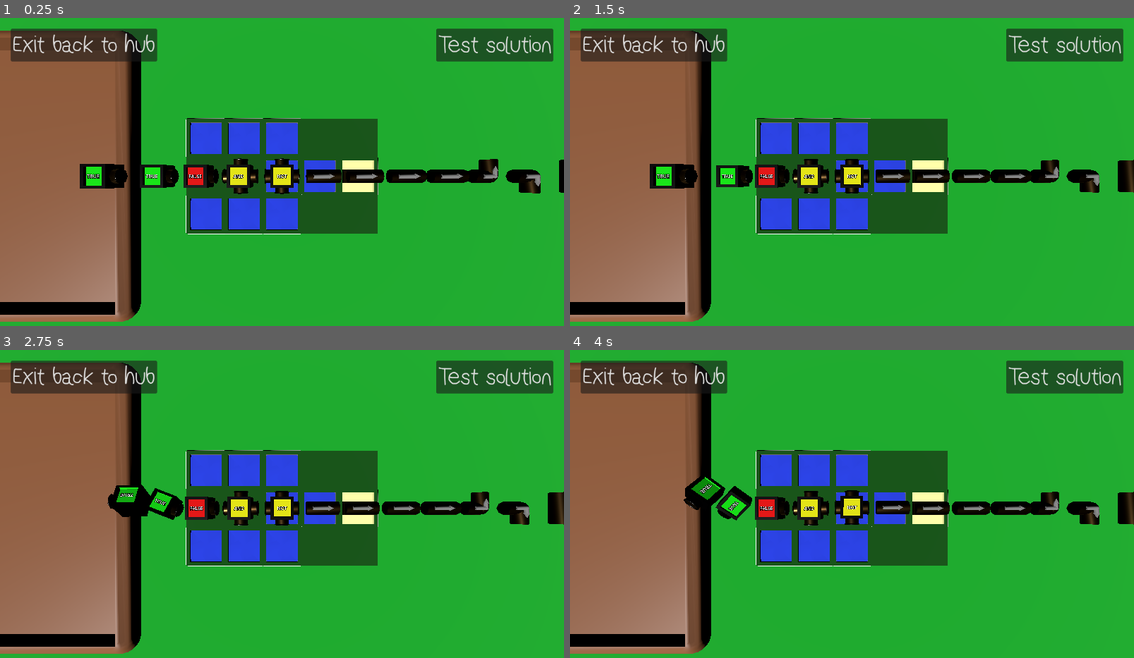
Above: before the commit, frames 1-4 (two rows, left to right).
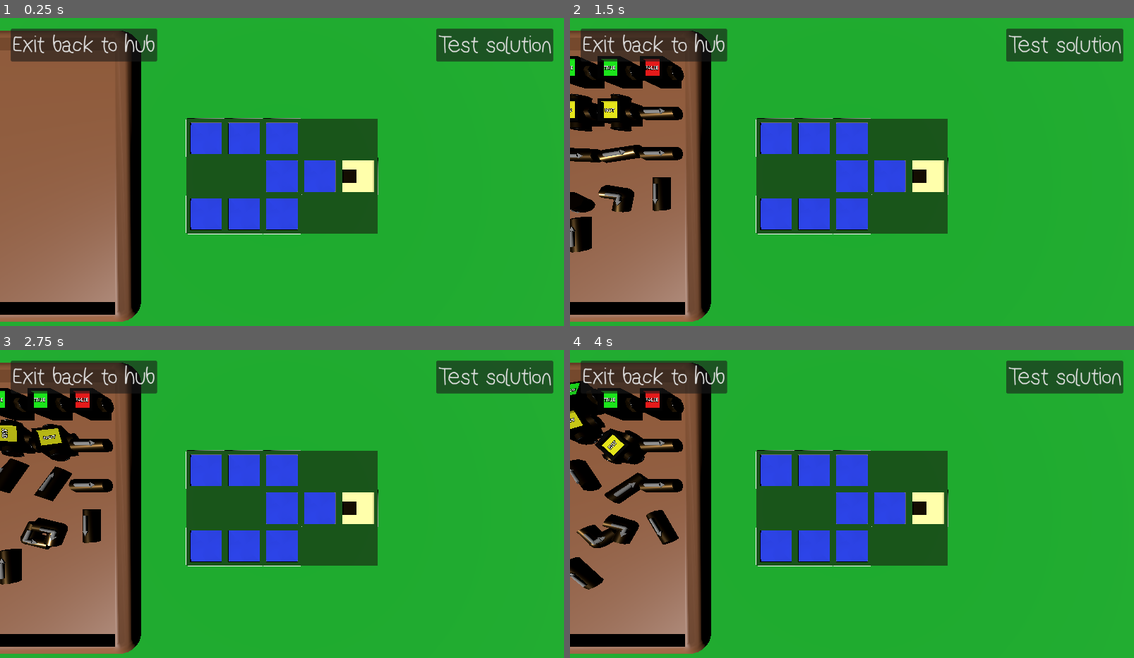
Above: after the commit, the same moments.

Repository: gingeapple182/COMP3000
Game: Godot game, scene res://Scenes/puzzle_board.tscn
Two runs of this game, one before a commit and one after it. Both use one fixed random seed, a clock stepped at 60 frames per second and the inputs below. This scene is started directly instead of the project's main scene.
Inputs (mouse positions are in pixels of both pictures, inside the frame that each line leads up to):
- Up to frame 1 (0.25 s): no input
- Up to frame 2 (1.5 s): tap Enter (ui_accept) at 0.5, 0.77 s; move the mouse to (976, 159) at 0.52 s; hold Right (ui_right) 0.53-1.28 s; tap ` (freefly) at 0.6 s; click (976, 159) at 0.67 s; move the mouse to (739, 193) at 1.27 s; hold Down (ui_down) from 1.28 s (still down); tap F (interact) at 1.35 s
- Up to frame 3 (2.75 s): tap Enter (ui_accept) at 1.52 s; move the mouse to (338, 439) at 2.02 s; release Down (ui_down) at 2.03 s; hold Right (ui_right) from 2.03 s (still down); tap Shift (sprint) at 2.1 s
- Up to frame 4 (4 s): move the mouse to (823, 571) at 2.77 s; release Right (ui_right) at 2.78 s; hold Up (ui_up) 2.78-3.53 s; tap L (switch_scene) at 2.85 s; click (823, 571) at 2.92 s; tap Enter (ui_accept) at 3.02, 3.77 s; move the mouse to (1021, 556) at 3.52 s; hold Left (ui_left) from 3.53 s (still down); tap ` (freefly) at 3.6 s

The runs differ from the first frame. In frame 1, 4.5% of the frame differs, in the area x 14-100%, y 45-58%; in frame 2, 9.9%; in frame 3, 10%, in the area x 0-100%, y 12-77%; in frame 4, 10%.

Commit message:
Puzzle - Block spawning
Added:
- BlockSpawn node under Elements
- Defines physical spawn anchor above ramp/tray

Updated:
puzzle_controller.gd
- Block spawning now anchored to BlockSpawn instead of hardcoded positions
- Implemented row-based spawning layout for available blocks which prevents overflow across screen when many components are present
- Added helper function for tray spawn position calculation
- Level transitions now fully reset and respawn blocks per level

logic_block.gd
- Supports runtime visual refresh after configuration

LevelData workflow
- Levels now fully define both grid layout and available logic components
- Block presentation is decoupled from puzzle board layout

Notes:
- Available logic components are now presented as physical objects in a tray
- Block spawning is scalable for larger, more complex levels
- Puzzle board remains visually uncluttered regardless of block count

Diff:
--- a/Levels/level_02.tres
+++ b/Levels/level_02.tres
@@ -9,15 +9,15 @@
 00100
 11100"
 description = ""
-true_value_count = 1
-false_value_count = 0
-and_gate_count = 0
-not_gate_count = 0
+true_value_count = 2
+false_value_count = 1
+and_gate_count = 1
+not_gate_count = 1
 or_gate_count = 0
-L_U_connector_count = 0
-L_R_connector_count = 0
-L_D_connector_count = 0
-D_U_connector_count = 0
+L_U_connector_count = 1
+L_R_connector_count = 4
+L_D_connector_count = 1
+D_U_connector_count = 1
 D_R_connector_count = 0
 U_R_connector_count = 0
-U_D_connector_count = 0
+U_D_connector_count = 1
--- a/Scenes/puzzle_board.tscn
+++ b/Scenes/puzzle_board.tscn
@@ -138,40 +138,41 @@
 process_mode = 3
 visible = false
 
-[node name="Node3D" type="Node3D" parent="."]
+[node name="Elements" type="Node3D" parent="."]
 
-[node name="Ramp" type="CSGBox3D" parent="Node3D"]
+[node name="Ramp" type="CSGBox3D" parent="Elements"]
 transform = Transform3D(-0.866025, 0.5, 7.57103e-08, 0.5, 0.866025, -4.37114e-08, -8.74228e-08, 0, -1, -14.8598, 2.34551, 0)
 use_collision = true
 size = Vector3(10, 1, 10)
 material = ExtResource("9_2brsf")
 
-[node name="CSGBox3D2" type="CSGBox3D" parent="Node3D/Ramp"]
+[node name="CSGBox3D2" type="CSGBox3D" parent="Elements/Ramp"]
 transform = Transform3D(1, 0, 0, 0, 1, 0, 0, 0, 1, -0.583915, 0.357349, 0)
 operation = 2
 size = Vector3(10, 0.5, 9)
 material = ExtResource("9_2brsf")
 
-[node name="CSGMesh3D" type="CSGMesh3D" parent="Node3D/Ramp"]
+[node name="CSGMesh3D" type="CSGMesh3D" parent="Elements/Ramp"]
 transform = Transform3D(1, 0, 0, 0, 1, 0, 0, 0, 1, -3.04065, 0.579266, 0)
 visible = false
 mesh = SubResource("PrismMesh_soapa")
 
-[node name="Tray" parent="Node3D" instance=ExtResource("8_en2ls")]
+[node name="Tray" parent="Elements" instance=ExtResource("8_en2ls")]
 transform = Transform3D(1, 0, 0, 0, 1, 0, 0, 0, 1, -11, 0.3, 0)
 
-[node name="Board" type="MeshInstance3D" parent="Node3D"]
+[node name="Board" type="MeshInstance3D" parent="Elements"]
 transform = Transform3D(1, 0, 0, 0, 1, 0, 0, 0, 1, 0, -0.1, 0)
 layers = 3
 mesh = SubResource("PlaneMesh_xdopv")
 skeleton = NodePath("../..")
 
-[node name="CSGMesh3D" type="CSGMesh3D" parent="Node3D/Board"]
+[node name="CSGMesh3D" type="CSGMesh3D" parent="Elements/Board"]
 use_collision = true
 collision_mask = 3
 mesh = SubResource("PlaneMesh_1gxiv")
 
-[node name="BlocksRoot" type="Node3D" parent="."]
+[node name="BlockSpawn" type="Node3D" parent="Elements"]
+transform = Transform3D(1, 0, 0, 0, 1, 0, 0, 0, 1, -10.0816, 8.10958, -3.84854)
 
 [connection signal="pressed" from="CanvasLayer/Button" to="." method="_on_button_pressed"]
 [connection signal="pressed" from="CanvasLayer/TestSolution" to="." method="_on_test_solution_pressed"]
--- a/Scripts/grid_manager.gd
+++ b/Scripts/grid_manager.gd
@@ -442,6 +442,7 @@
 			# VALUE only outputs RIGHT
 			return required_output_dir == Direction.RIGHT
 		LogicBlock.BlockType.CONNECTOR:
+			print("[DEBUG DIR CHECK]", "required =", required_output_dir, "output_dirs =", block.output_dirs)
 			return block.output_dirs.has(required_output_dir)
 		LogicBlock.BlockType.GATE:
 			# gates output RIGHT
--- a/Scripts/puzzle_controller.gd
+++ b/Scripts/puzzle_controller.gd
@@ -5,8 +5,8 @@
 @export var levels: Array[LevelData] = []
 var current_level_index: int = 0
 
-@onready var blocks_root: Node3D = $BlocksRoot
 @export var block_scene: PackedScene
+@onready var block_spawn: Node3D = $Elements/BlockSpawn
 
 
 ## -- Scene refs -- ##
@@ -42,8 +42,8 @@
 	print("[PUZZLE] Initial State →", PuzzleState.keys()[puzzle_state])
 	if levels.size() > 0:
 		load_level(0)
-	if current_level:
-		spawn_blocks_for_level(current_level)
+	#if current_level:
+		#spawn_blocks_for_level(current_level)
 
 func _process(delta: float) -> void:
 	pass
@@ -196,7 +196,11 @@
 
 	print("[PUZZLE] Loading level:", current_level.level_name)
 
+	clear_level_blocks()
+
 	grid_manager.apply_level(current_level)
+	spawn_blocks_for_level(current_level)
+
 	set_puzzle_state(PuzzleState.EDITING)
 
 func advance_level() -> void:
@@ -214,7 +218,7 @@
 		return null
 
 	var block := scene.instantiate()
-	blocks_root.add_child(block)
+	block_spawn.add_child(block)
 	block.global_transform.origin = position
 	return block
 
@@ -239,7 +243,7 @@
 		return
 
 	var block := scene.instantiate()
-	blocks_root.add_child(block)
+	block_spawn.add_child(block)
 	block.global_transform.origin = position
 
 	if configure:
@@ -247,84 +251,112 @@
 
 
 func spawn_blocks_for_level(level: LevelData) -> void:
-	var start_pos := Vector3(-6.0, 1.0, 0.0)
-	var spacing := 1.5
+	var start_pos := block_spawn.global_transform.origin
+	var blocks_per_row := 3
+	var x_spacing := 1.5
+	var z_spacing := 1.5
 	var index := 0
+
 	var block: LogicBlock
 
 	# TRUE value blocks
 	for i in range(level.true_value_count):
-		block = spawn_block(block_scene, start_pos + Vector3(index * spacing, 0, 0))
+		var spawn_pos := get_tray_spawn_position(start_pos, index, blocks_per_row, x_spacing, z_spacing)
+		block = spawn_block(block_scene, spawn_pos)
 		if block:
 			configure_block(block, LogicBlock.BlockType.VALUE, true)
 		index += 1
 
 	# FALSE value blocks
 	for i in range(level.false_value_count):
-		block = spawn_block(block_scene, start_pos + Vector3(index * spacing, 0, 0))
+		var spawn_pos := get_tray_spawn_position(start_pos, index, blocks_per_row, x_spacing, z_spacing)
+		block = spawn_block(block_scene, spawn_pos)
 		if block:
 			configure_block(block, LogicBlock.BlockType.VALUE, false)
 		index += 1
 
 	# AND gates
 	for i in range(level.and_gate_count):
-		block = spawn_block(block_scene, start_pos + Vector3(index * spacing, 0, 0))
+		var spawn_pos := get_tray_spawn_position(start_pos, index, blocks_per_row, x_spacing, z_spacing)
+		block = spawn_block(block_scene, spawn_pos)
 		if block:
 			configure_block(block, LogicBlock.BlockType.GATE, LogicBlock.GateType.AND)
 		index += 1
 
 	# NOT gates
 	for i in range(level.not_gate_count):
-		block = spawn_block(block_scene, start_pos + Vector3(index * spacing, 0, 0))
+		var spawn_pos := get_tray_spawn_position(start_pos, index, blocks_per_row, x_spacing, z_spacing)
+		block = spawn_block(block_scene, spawn_pos)
 		if block:
 			configure_block(block, LogicBlock.BlockType.GATE, LogicBlock.GateType.NOT)
 		index += 1
 
 	# L_R connectors
 	for i in range(level.L_R_connector_count):
-		block = spawn_block(block_scene, start_pos + Vector3(index * spacing, 0, 0))
+		var spawn_pos := get_tray_spawn_position(start_pos, index, blocks_per_row, x_spacing, z_spacing)
+		block = spawn_block(block_scene, spawn_pos)
 		if block:
 			configure_block(block, LogicBlock.BlockType.CONNECTOR, LogicBlock.ConnectorType.L_R)
 		index += 1
 
 	# L_U connectors
 	for i in range(level.L_U_connector_count):
-		block = spawn_block(block_scene, start_pos + Vector3(index * spacing, 0, 0))
+		var spawn_pos := get_tray_spawn_position(start_pos, index, blocks_per_row, x_spacing, z_spacing)
+		block = spawn_block(block_scene, spawn_pos)
 		if block:
 			configure_block(block, LogicBlock.BlockType.CONNECTOR, LogicBlock.ConnectorType.L_U)
 		index += 1
 
 	# L_D connectors
 	for i in range(level.L_D_connector_count):
-		block = spawn_block(block_scene, start_pos + Vector3(index * spacing, 0, 0))
+		var spawn_pos := get_tray_spawn_position(start_pos, index, blocks_per_row, x_spacing, z_spacing)
+		block = spawn_block(block_scene, spawn_pos)
 		if block:
 			configure_block(block, LogicBlock.BlockType.CONNECTOR, LogicBlock.ConnectorType.L_D)
 		index += 1
 
 	# U_R connectors
 	for i in range(level.U_R_connector_count):
-		block = spawn_block(block_scene, start_pos + Vector3(index * spacing, 0, 0))
+		var spawn_pos := get_tray_spawn_position(start_pos, index, blocks_per_row, x_spacing, z_spacing)
+		block = spawn_block(block_scene, spawn_pos)
 		if block:
 			configure_block(block, LogicBlock.BlockType.CONNECTOR, LogicBlock.ConnectorType.U_R)
 		index += 1
 
 	# U_D connectors
 	for i in range(level.U_D_connector_count):
-		block = spawn_block(block_scene, start_pos + Vector3(index * spacing, 0, 0))
+		var spawn_pos := get_tray_spawn_position(start_pos, index, blocks_per_row, x_spacing, z_spacing)
+		block = spawn_block(block_scene, spawn_pos)
 		if block:
 			configure_block(block, LogicBlock.BlockType.CONNECTOR, LogicBlock.ConnectorType.U_D)
 		index += 1
 
 	# D_R connectors
 	for i in range(level.D_R_connector_count):
-		block = spawn_block(block_scene, start_pos + Vector3(index * spacing, 0, 0))
+		var spawn_pos := get_tray_spawn_position(start_pos, index, blocks_per_row, x_spacing, z_spacing)
+		block = spawn_block(block_scene, spawn_pos)
 		if block:
 			configure_block(block, LogicBlock.BlockType.CONNECTOR, LogicBlock.ConnectorType.D_R)
 		index += 1
 
 	# D_U connectors
 	for i in range(level.D_U_connector_count):
-		block = spawn_block(block_scene, start_pos + Vector3(index * spacing, 0, 0))
+		var spawn_pos := get_tray_spawn_position(start_pos, index, blocks_per_row, x_spacing, z_spacing)
+		block = spawn_block(block_scene, spawn_pos)
 		if block:
 			configure_block(block, LogicBlock.BlockType.CONNECTOR, LogicBlock.ConnectorType.D_U)
 		index += 1
+
+
+func get_tray_spawn_position(start_pos: Vector3, index: int, blocks_per_row: int, x_spacing: float, z_spacing: float) -> Vector3:
+	var row := index / blocks_per_row
+	var col := index % blocks_per_row
+	var pos := start_pos
+	pos.x += col * x_spacing
+	pos.z += row * z_spacing
+	return pos
+
+
+func clear_level_blocks() -> void:
+	for child in block_spawn.get_children():
+		child.queue_free()
